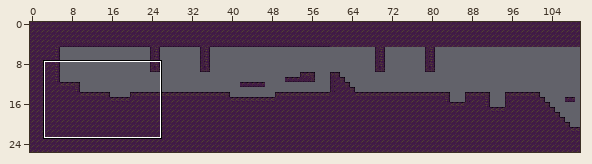
Tiled map: Assets/Maps/lvl2 JP.tmx. Above, an overview of the earlier version with the close-up marked.
Close-up. Earlier state:
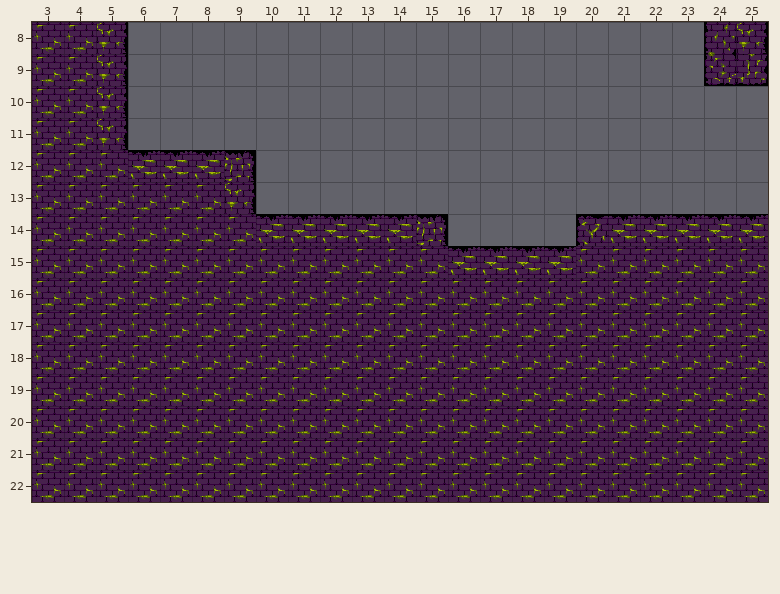
Cells are 32x32 px. Shown: x 3..25, y 8..22.
Once edited:
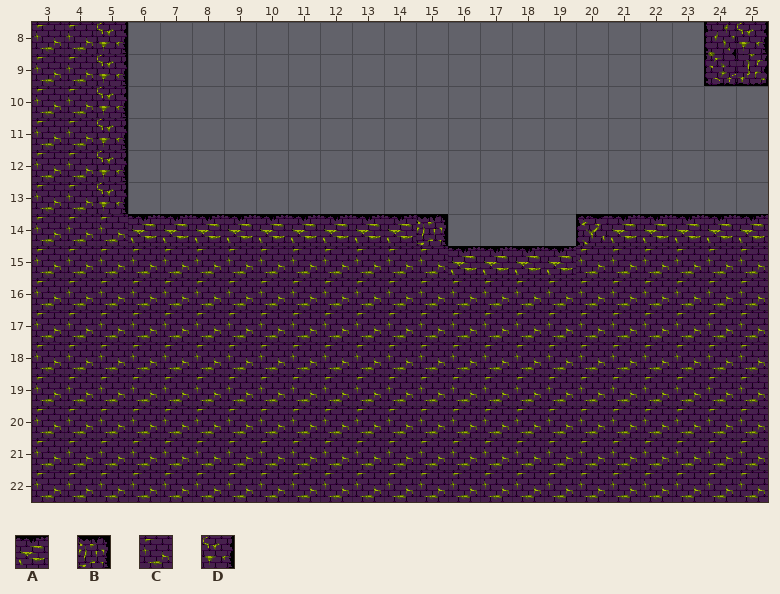
Key: from "Titles suelo2": A 1, B 2, C 7, D 8.
_ is an empty cell, . an unchanged one.
Difference:
--- layer "Capa de Patrones 1"
@@ x 5..9 @@
-12 CAAAB
-13 CCCCD
-14 .CCCC
+12 D____
+13 D____
+14 .AAAA
Boxes around the changes in both close-ups, in picture pixels (x1, y1, x2, y2):
changed: (96, 150, 256, 246)
